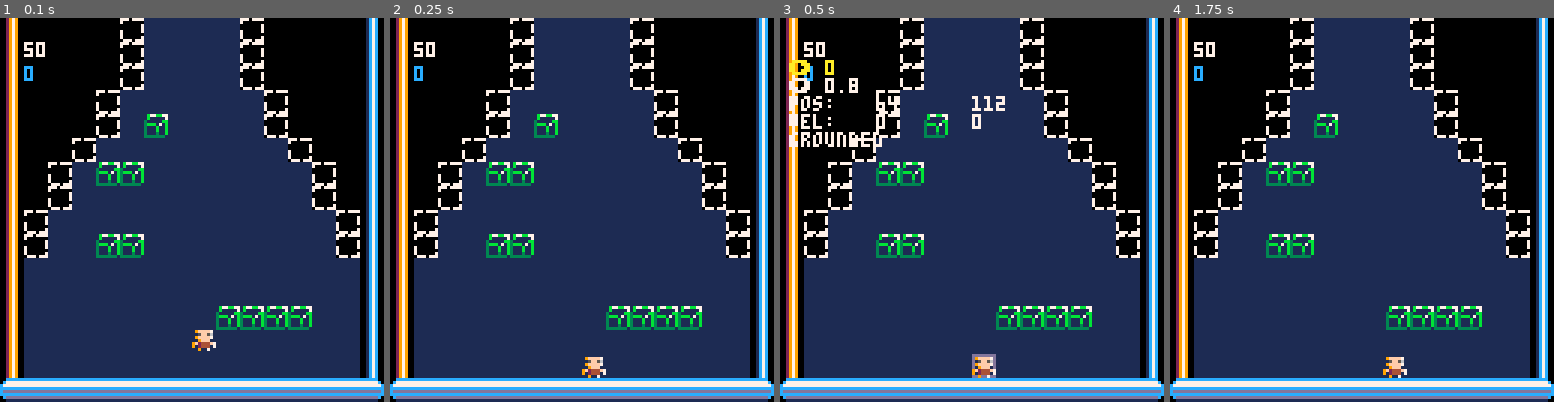
Above: before the commit, frames 1-4 (left to right).
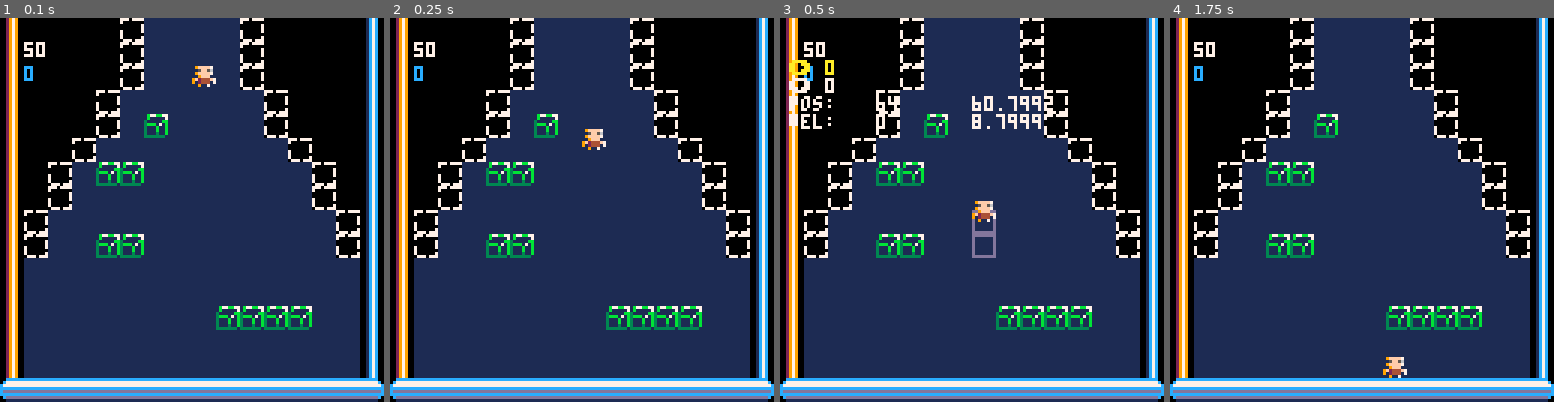
Above: after the commit, the same moments.

Repository: charlie-wt/timefall
Game: PICO-8 cartridge game.p8
Same seed, same stepped clock (60 frames per second), same inputs: the game is played once before the commit and once after it.
Inputs:
- Up to frame 1 (0.1 s): no input
- Up to frame 2 (0.25 s): no input
- Up to frame 3 (0.5 s): tap X (X key) at 0.33 s
- Up to frame 4 (1.75 s): tap O (Z key) at 0.7, 1.7 s; tap X (X key) at 1.07 s; hold Right from 1.6 s (still down)

The runs differ from the first frame. In frame 1, 0.5% of the frame differs, in the area x 50-57%, y 12-87%; in frame 2, 0.5%; in frame 3, 2.0%, in the area x 2-72%, y 15-94%; in frame 4, nothing differs.

Commit message:
fix redistribution; improve player spawn loc

Diff:
--- a/game.p8
+++ b/game.p8
@@ -19,7 +19,7 @@
 		init = function(self, bottom_is_bottom)
 			self.bottom_is_bottom = bottom_is_bottom
 			platforms:init()
-			sand:init()
+			sand:flip()
 			player:init()
 		end,
 
--- a/player.lua
+++ b/player.lua
@@ -4,7 +4,7 @@
 	jump_height = 30,
 	gravity = 0.8,
 	acceleration_frames = 4,
-	start_pos = {x=64, y=96},
+	start_pos = {x=64, y=8},
 	sprites = {
 		fallback=001
 	},
--- a/sand.lua
+++ b/sand.lua
@@ -82,7 +82,7 @@
 -- NOTE: assumes data is initialised but empty (all `false`)
 function sand:predistribute(num_pieces)
 	while num_pieces > 0 do
-		local candidate_tile = {x=flr(rnd(16)), y=flr(rnd(16))}
+		local candidate_tile = {x=flr(rnd(16)), y=flr(rnd(14))+2}
 		if terrain:tile_is_background(candidate_tile) and (not tile_is_solid(candidate_tile)) then
 			self:set_tile_is_sand(candidate_tile, true)
 			num_pieces -= 1
@@ -93,6 +93,14 @@
 end
 
 function sand:flip()
+	if self.data == nil then
+		-- bit of a hack to not have to worry back out in `scenes.gameplay` whether we
+		-- need to `sand:init` or `sand:flip`, depending on whether this is the first
+		-- iteration
+		self:init()
+		return
+	end
+
 	local to_predistribute = self.total_pieces - self.pieces_spawned
 
 	self:init()
